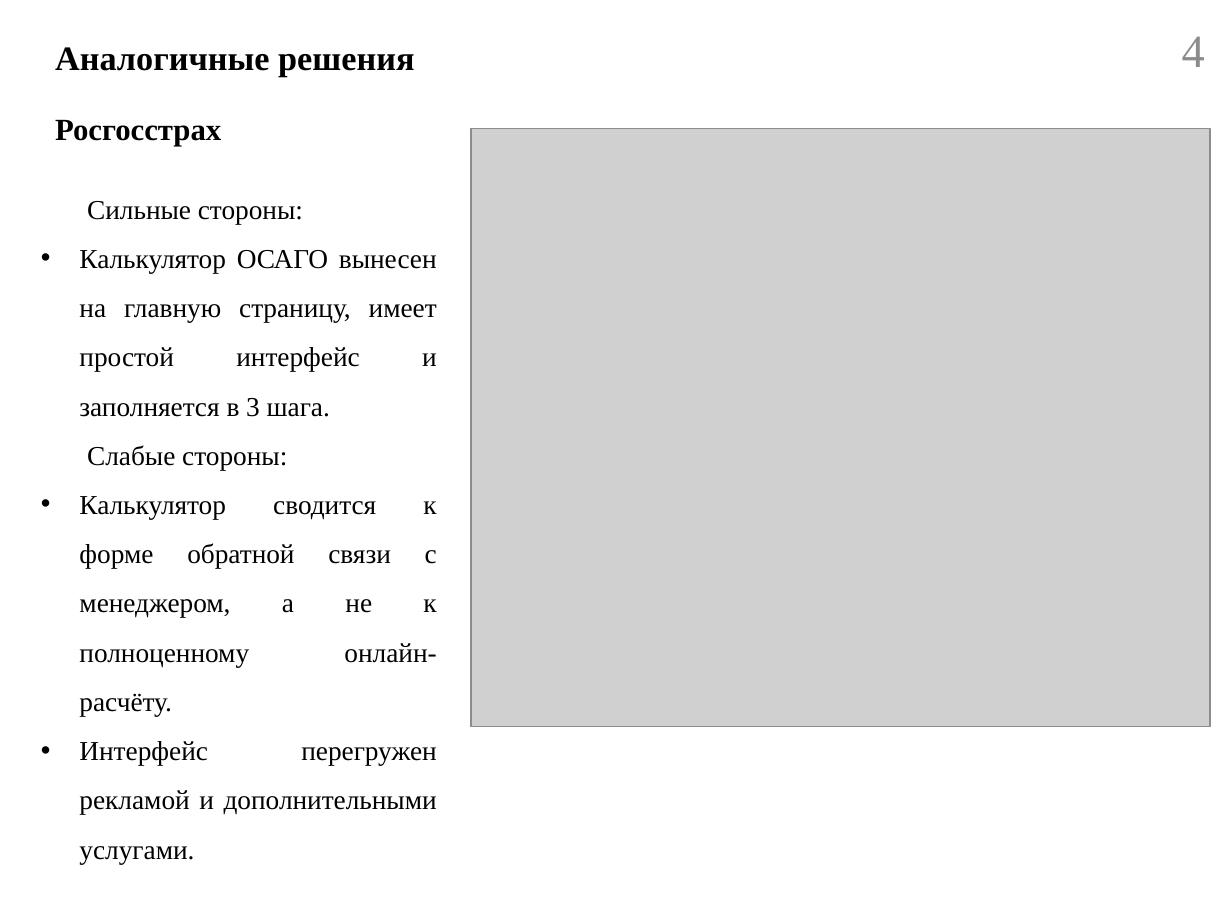
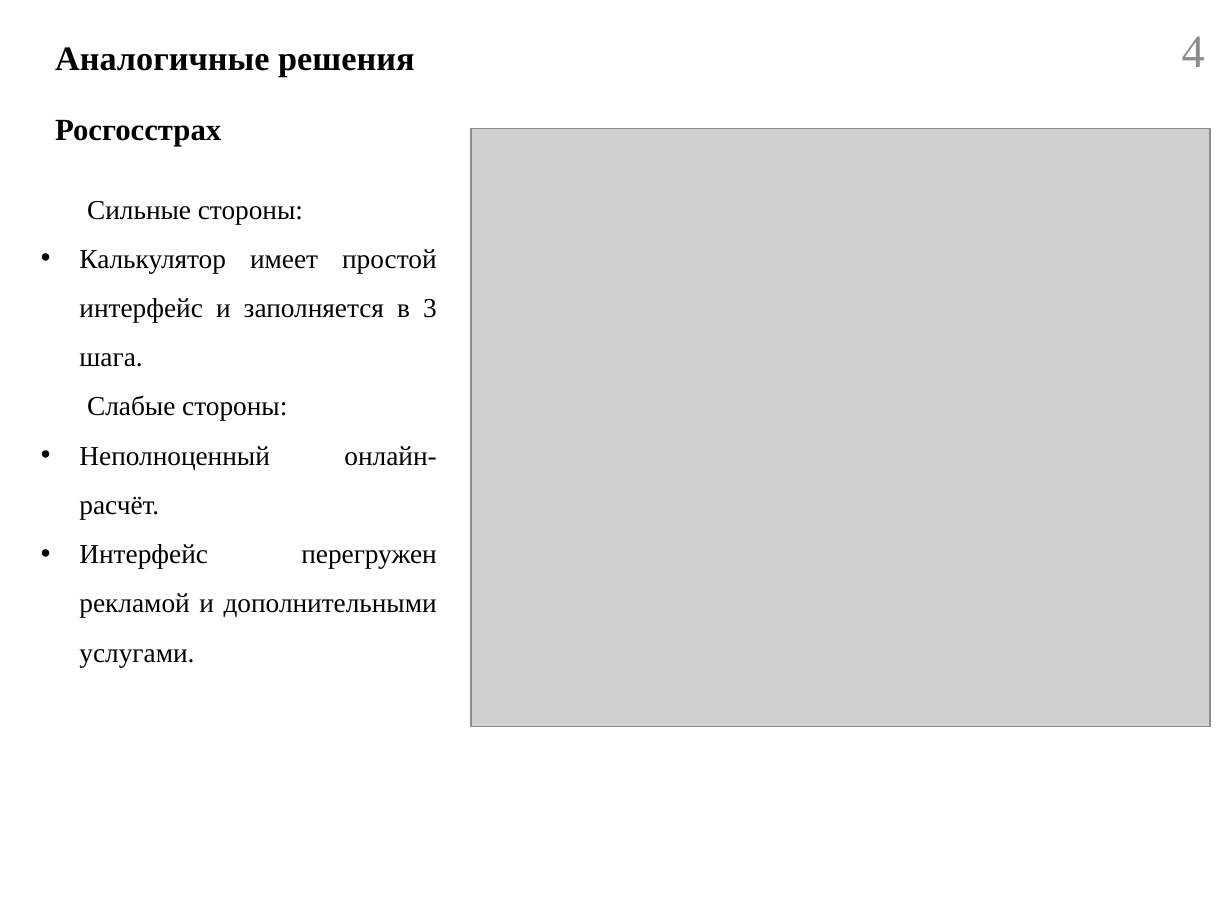
Before and after one commit to Belousov-Kirill-1ISP21/diplom, a slide deck: slide 4 of docs/Презентация.pptx. Drawn at 1232x924 pixels with LibreOffice and Linux fonts; fonts in the diff are those of the drawing; grey boxes stand for pictures. Boxes give left, top, right and bottom in pixels: in the first picture for what was removed or moved away, otherwise in the second. Text is boxed around its words. In the diff, an @@ line names an element or a change of style, - is before the commit and + after.

```diff
--- a/docs/Презентация.pptx
+++ b/docs/Презентация.pptx
@@ text at <box>79,249,437,367</box>: text changed @@
-• Калькулятор ОСАГО вынесен на главную страницу, имеет простой интерфейс и заполняется в 3 шага.
+• Калькулятор имеет простой интерфейс и заполняется в 3 шага.
@@ text at <box>79,446,436,519</box>: text changed @@
-• Калькулятор сводится к форме обратной связи с менеджером, а не к полноценному онлайн-расчёту.
+• Неполноценный онлайн-расчёт.
```
Also in this commit, not shown: 2 other slides changed, 1 other file.
